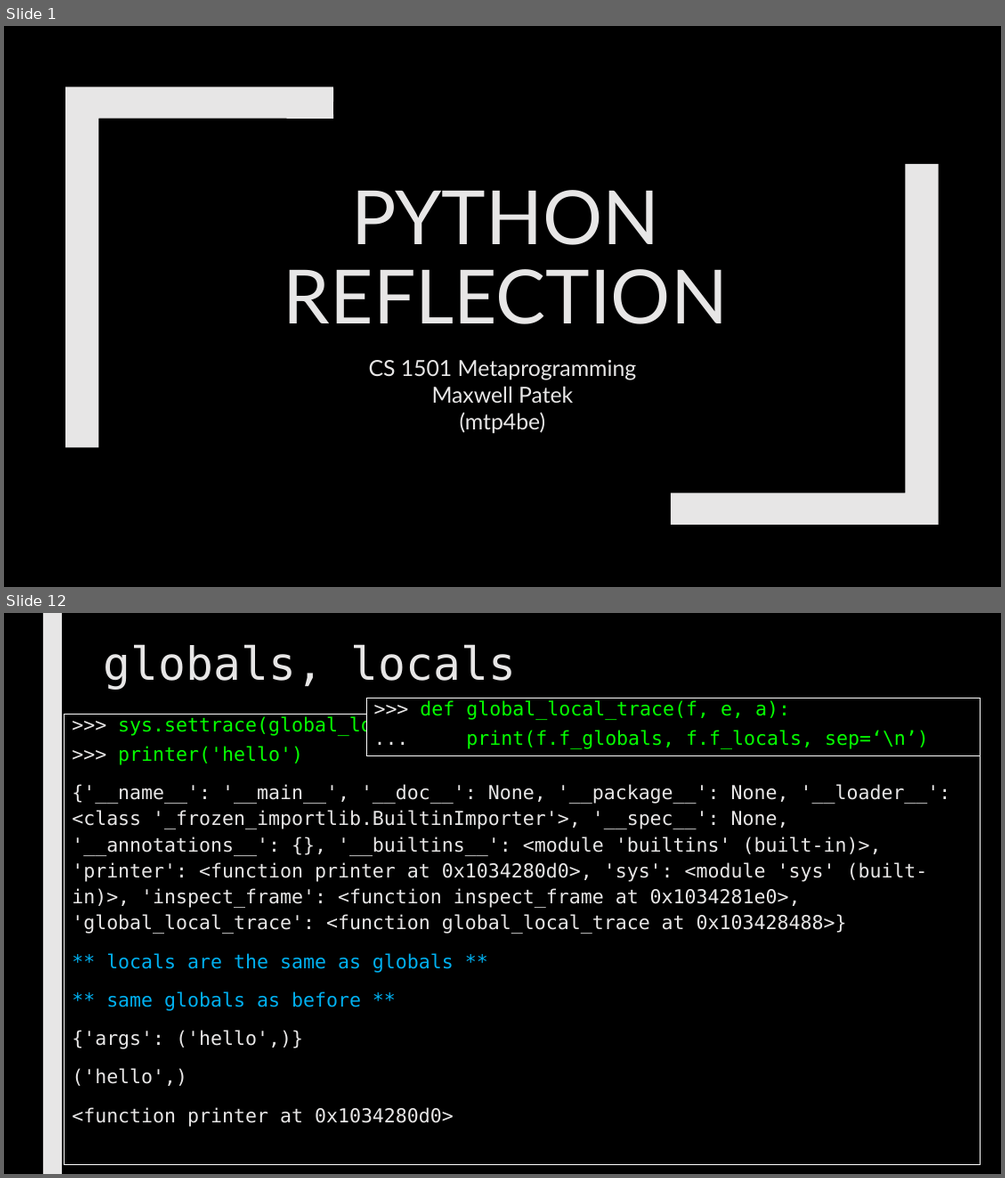
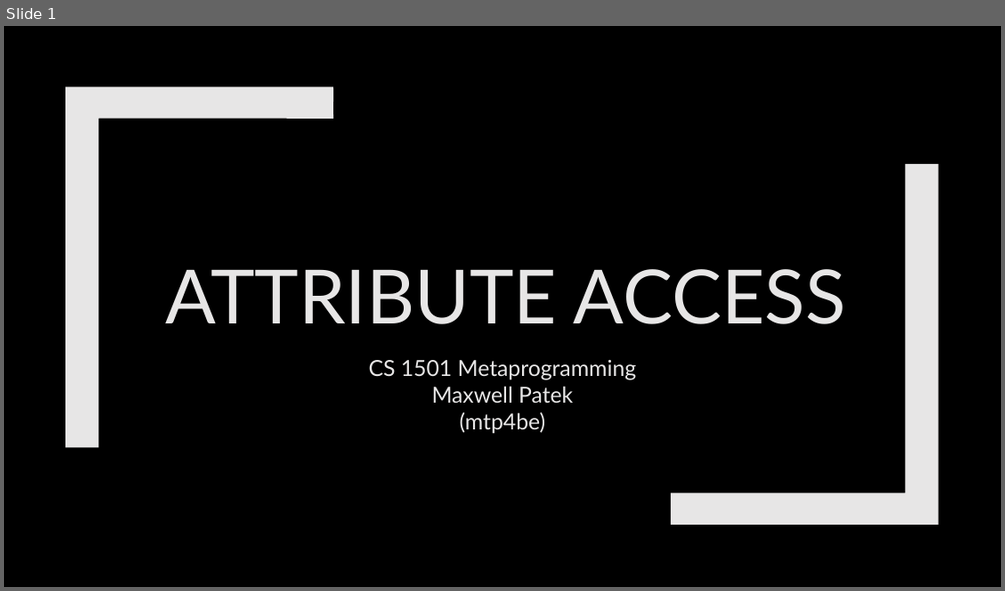
Before and after one commit to max7patek/metaprogramming, a slide deck: slides/07-AttributeAccess.pptx. Shown one above the other, each under a label of ours: slides 1 and 12 before the commit, slide 1 after it; the slides between them are not shown. The pictures are 1005x1178 and 1005x591 pixels, drawn with LibreOffice and Linux fonts; fonts in the diff are those of the drawing. Boxes give left, top, right and bottom in pixels: in the first picture for what was removed or moved away, otherwise in the second. Text is boxed around its words. In the diff, an @@ line names an element or a change of style, - is before the commit and + after.

Commit message:
added attribute and descriptor stuff

```diff
--- a/slides/07-AttributeAccess.pptx
+++ b/slides/07-AttributeAccess.pptx
@@ slide 12 removed at (x1=4, y1=613, x2=1001, y2=1174), background #000000 @@
@@ rectangle removed at (x1=43, y1=613, x2=62, y2=1174) @@
@@ title removed at (x1=104, y1=644, x2=516, y2=690) @@
-globals, locals
@@ rectangle removed at (x1=65, y1=714, x2=980, y2=1165) @@
->>> sys.settrace(global_local_trace)
->>> printer('hello')
-{'__name__': '__main__', '__doc__': None, '__package__': None, '__loader__': <class '_frozen_importlib.BuiltinImporter'>, '__spec__': None, '__annotations__': {}, '__builtins__': <module 'builtins' (built-in)>, 'printer': <function printer at 0x1034280d0>, 'sys': <module 'sys' (built-in)>, 'inspect_frame': <function inspect_frame at 0x1034281e0>, 'global_local_trace': <function global_local_trace at 0x103428488>}
-** locals are the same as globals **
-** same globals as before **
-{'args': ('hello',)}
-('hello',)
-<function printer at 0x1034280d0>
@@ rectangle removed at (x1=367, y1=698, x2=980, y2=756) @@
->>> def global_local_trace(f, e, a):
-... print(f.f_globals, f.f_locals, sep=‘\n’)
@@ slide 1 changed as well @@
@@ title at (x1=165, y1=269, x2=846, y2=324): text changed @@
-PYTHON REFLECTION
+ATTRIBUTE ACCESS
```
Also in this commit, not shown: 18 slides added, 32 other slides removed, 1 other file.
